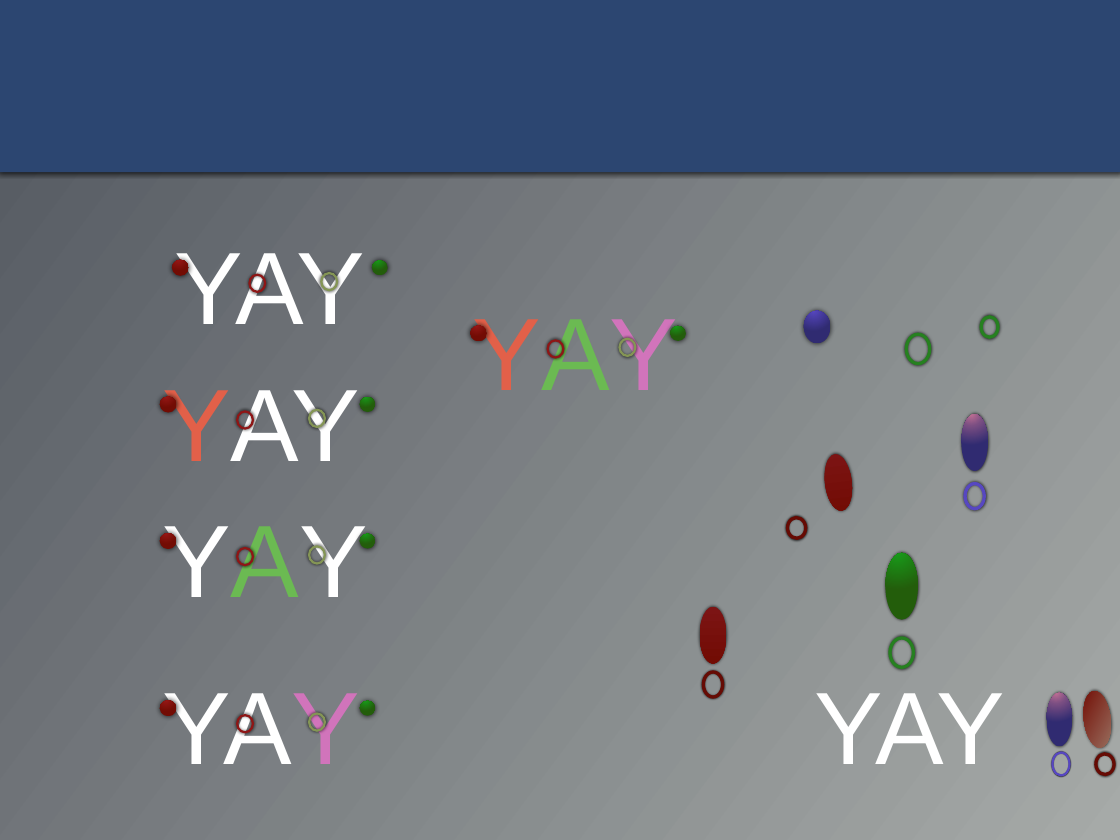
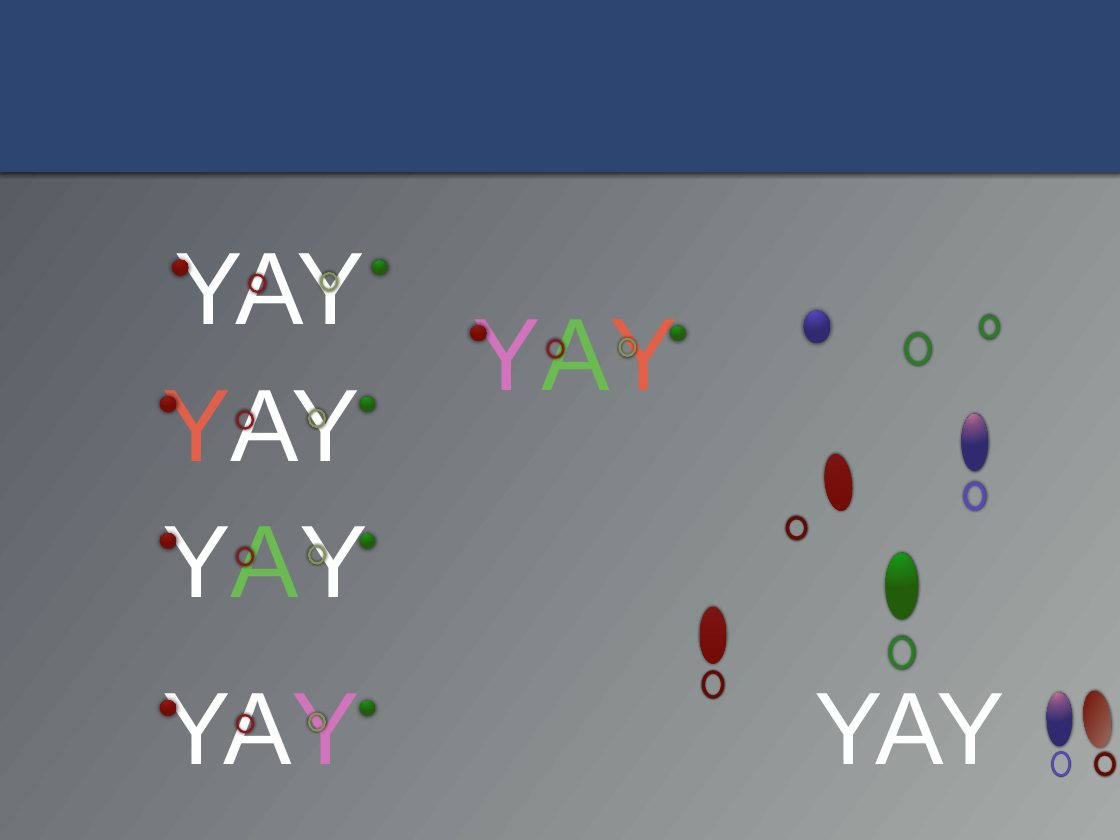
Before and after one commit to yuanzhuo/Talent2018, a slide deck: slide 7 of pre/pre_SM.pptx (slide 3 before the commit). Drawn at 1120x840 pixels with LibreOffice and Linux fonts; fonts in the diff are those of the drawing. Boxes give left, top, right and bottom in pixels: in the first picture for what was removed or moved away, otherwise in the second. Text is boxed around its words. In the diff, an @@ line names an element or a change of style, - is before the commit and + after.

```diff
--- a/pre/pre_SM.pptx
+++ b/pre/pre_SM.pptx
@@ text "YAY" at (473, 319, 679, 390): text colour #E26049 to #D174BB, text colour #D174BB to #E26049 in "YAY" @@
```
Also in this commit, not shown: 2 other slides changed, 4 slides added, 7 other files.
